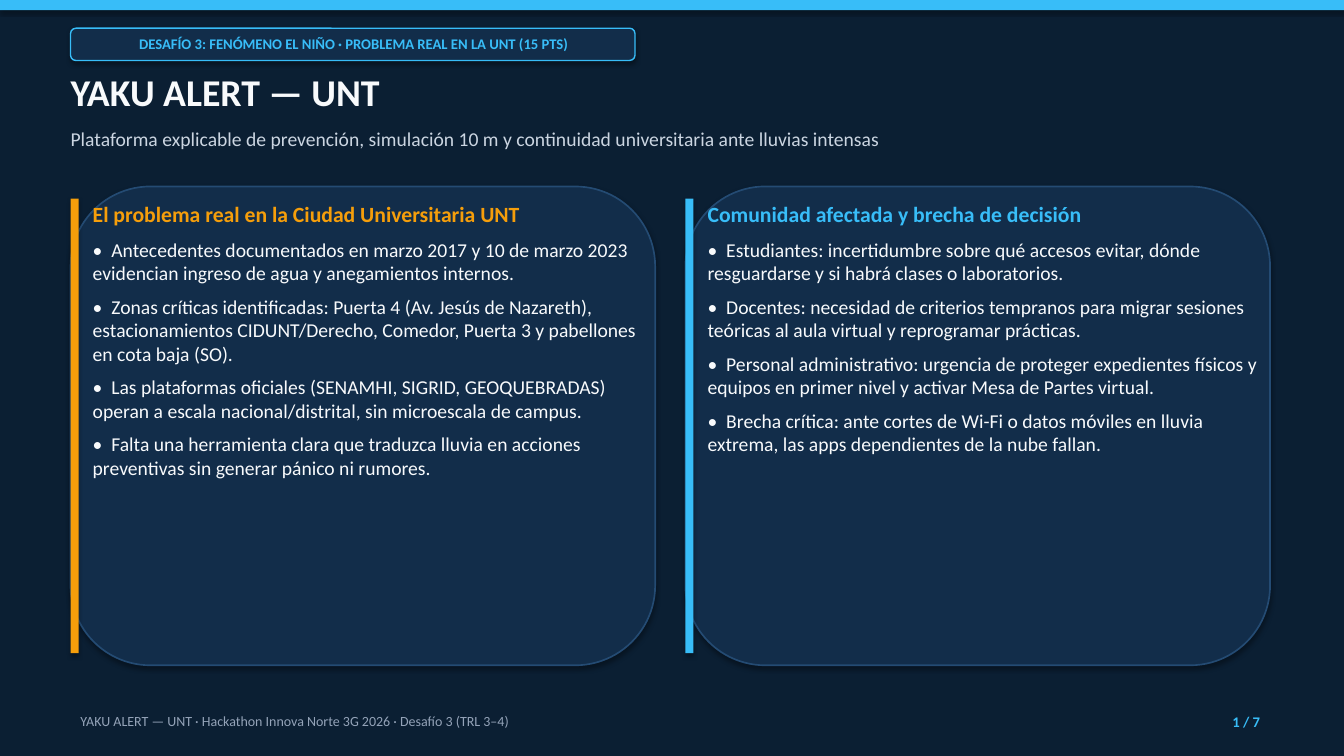
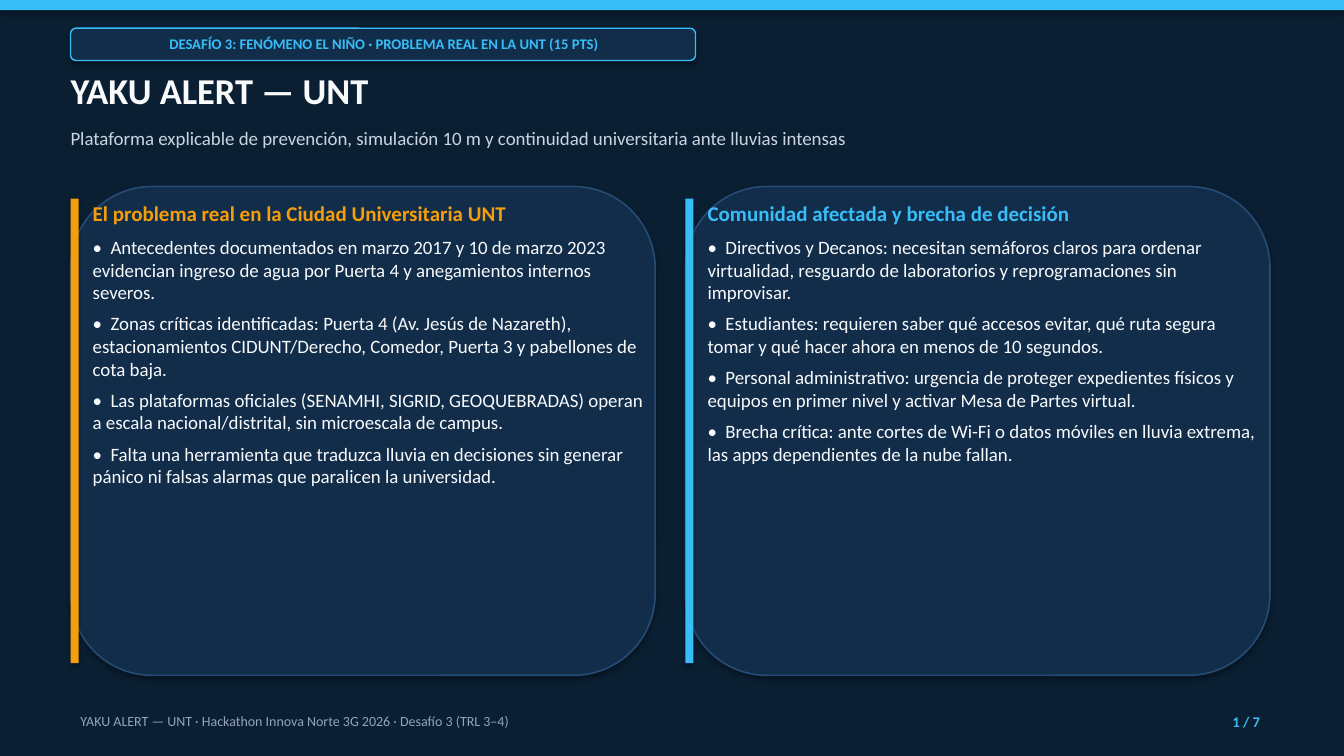
Before and after one commit to Prolexis/yaku-alert-unt, a slide deck: slide 1 of pitch/YAKU_ALERT_UNT_PITCH.pptx. Drawn at 1344x756 pixels with LibreOffice and Linux fonts; fonts in the diff are those of the drawing. Boxes give left, top, right and bottom in pixels: in the first picture for what was removed or moved away, otherwise in the second. Text is boxed around its words. In the diff, an @@ line names an element or a change of style, - is before the commit and + after.

```diff
--- a/pitch/YAKU_ALERT_UNT_PITCH.pptx
+++ b/pitch/YAKU_ALERT_UNT_PITCH.pptx
@@ rounded rectangle "DESAFÍO 3: FENÓMENO EL NIÑO ...": place and size @@
-rounded rectangle "DESAFÍO 3: FENÓMENO EL NIÑO ..." at box(71, 28, 635, 60)
+rounded rectangle "DESAFÍO 3: FENÓMENO EL NIÑO ..." at box(71, 28, 696, 60)
@@ text "YAKU ALERT — UNT" at box(71, 80, 369, 105): size 27 to 26 pt @@
@@ text "Plataforma explicable de prevención, simulación ..." at box(71, 132, 845, 148): size 14 to 13.5 pt @@
@@ rounded rectangle: place and size @@
-rounded rectangle at box(71, 187, 655, 665)
+rounded rectangle at box(71, 187, 655, 676)
@@ rectangle: place and size @@
-rectangle at box(71, 199, 79, 653)
+rectangle at box(71, 199, 79, 663)
@@ text at box(93, 204, 642, 432): size 15.5 to 15 pt in "El problema real en la Ciudad Universitaria ..."; size 14 to 13.5 pt in "• Las plataformas oficiales (SENAMHI, SIGRID, GEOQUEBRADAS) ..."; less space between paragraphs @@
@@ rounded rectangle: place and size @@
-rounded rectangle at box(686, 187, 1270, 665)
+rounded rectangle at box(686, 187, 1270, 676)
@@ rectangle: place and size @@
-rectangle at box(686, 199, 694, 653)
+rectangle at box(686, 199, 694, 663)
@@ text at box(708, 204, 1255, 464): size 15.5 to 15 pt in "Comunidad afectada y brecha de decisión"; size 14 to 13.5 pt in "• Personal administrativo: urgencia de proteger expedientes ...", "• Brecha crítica: ante cortes de Wi-Fi ..."; less space between paragraphs @@
@@ text at box(93, 241, 636, 379): text changed; size 14 to 13.5 pt @@
-• Antecedentes documentados en marzo 2017 y 10 de marzo 2023 evidencian ingreso de agua y anegamientos internos.
-• Zonas críticas identificadas: Puerta 4 (Av. Jesús de Nazareth), estacionamientos CIDUNT/Derecho, Comedor, Puerta 3 y pabellones en cota baja (SO).
+• Antecedentes documentados en marzo 2017 y 10 de marzo 2023 evidencian ingreso de agua por Puerta 4 y anegamientos internos severos.
+• Zonas críticas identificadas: Puerta 4 (Av. Jesús de Nazareth), estacionamientos CIDUNT/Derecho, Comedor, Puerta 3 y pabellones de cota baja.
@@ text at box(708, 241, 1216, 357): text changed; size 14 to 13.5 pt @@
-• Estudiantes: incertidumbre sobre qué accesos evitar, dónde resguardarse y si habrá clases o laboratorios.
-• Docentes: necesidad de criterios tempranos para migrar sesiones teóricas al aula virtual y reprogramar prácticas.
+• Directivos y Decanos: necesitan semáforos claros para ordenar virtualidad, resguardo de laboratorios y reprogramaciones sin improvisar.
+• Estudiantes: requieren saber qué accesos evitar, qué ruta segura tomar y qué hacer ahora en menos de 10 segundos.
@@ text at box(93, 448, 623, 486): text changed; size 14 to 13.5 pt @@
-• Falta una herramienta clara que traduzca lluvia en acciones preventivas sin generar pánico ni rumores.
+• Falta una herramienta que traduzca lluvia en decisiones sin generar pánico ni falsas alarmas que paralicen la universidad.
```
Also in this commit, not shown: 6 other slides changed, 2 other files.
